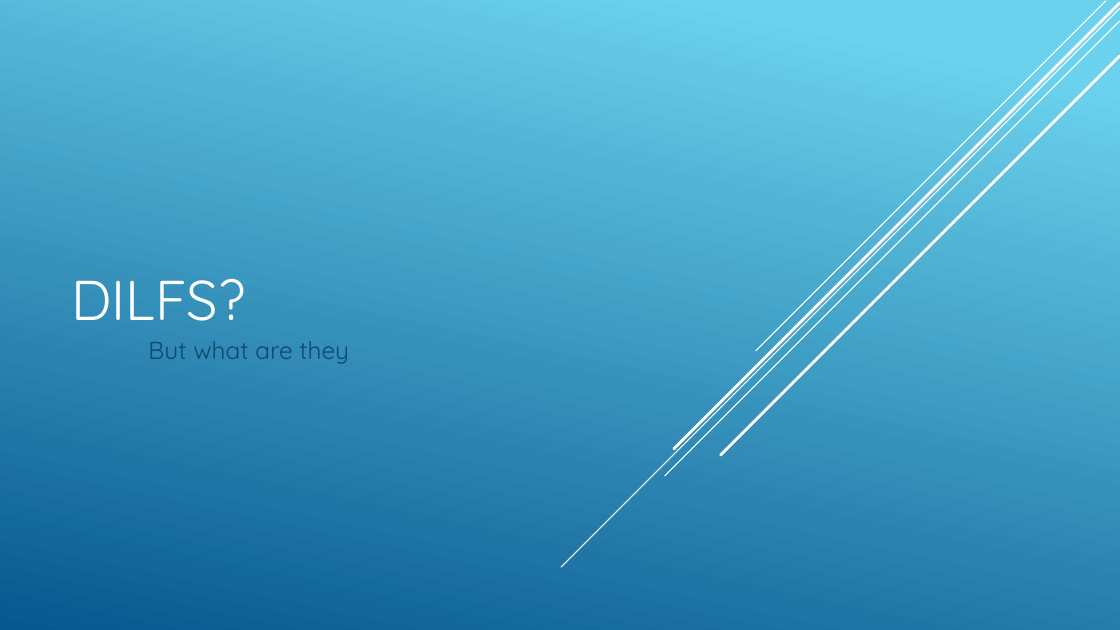
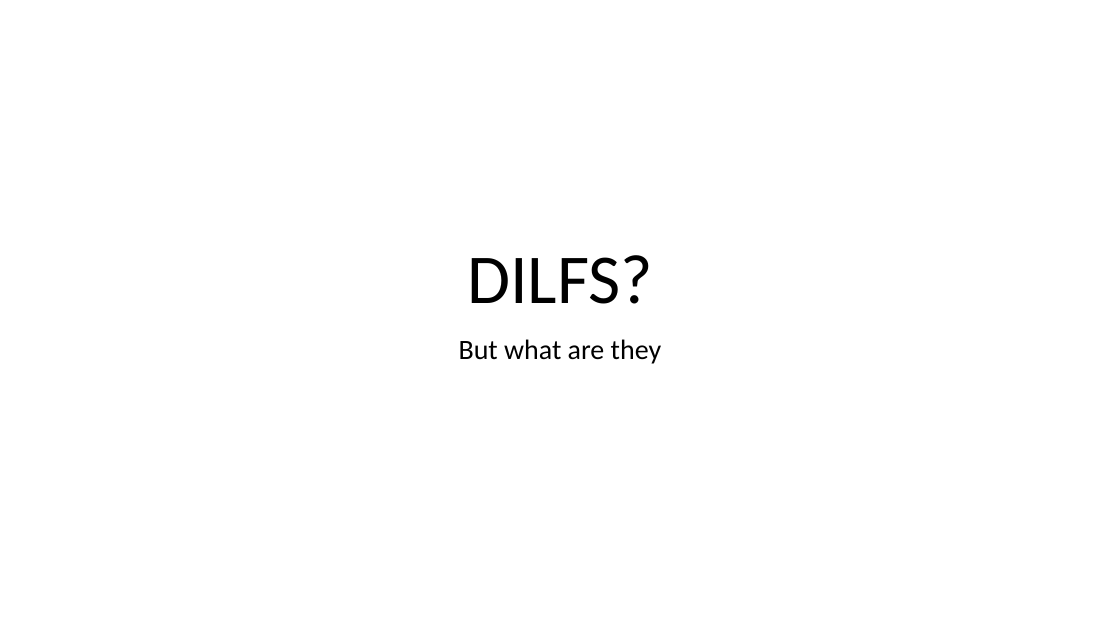
Before and after one commit to csmith1188/docpacs2122, a slide deck: slide 1 of docpac_mar18/Presentation.pptx. Drawn at 1120x630 pixels with LibreOffice and Linux fonts; fonts in the diff are those of the drawing. Boxes give left, top, right and bottom in pixels: in the first picture for what was removed or moved away, otherwise in the second. Text is boxed around its words. In the diff, an @@ line names an element or a change of style, - is before the commit and + after.

```diff
--- a/docpac_mar18/Presentation.pptx
+++ b/docpac_mar18/Presentation.pptx
@@ background gradient #6ED2EB to #06588E to #FFFFFF @@
@@ line removed from (1120, 8) to (561, 567) @@
@@ line removed from (1120, 21) to (665, 476) @@
@@ line removed from (1120, 3) to (674, 449) @@
@@ line removed from (1106, 1) to (756, 351) @@
@@ line removed from (1120, 56) to (721, 455) @@
@@ title "DILFS?": place and size @@
-title "DILFS?" at <box>71,279,245,321</box>
+title "DILFS?" at <box>467,255,653,304</box>
@@ title "DILFS?" at <box>467,255,653,304</box>: size 48 to 60 pt, font Quicksand to Calibri, text colour #FFFFFF to #000000; alignment left to centre; line spacing 1 to 0.9 @@
@@ subtitle "But what are they" at <box>459,339,661,364</box>: size 21 to 24 pt, font Quicksand to Calibri, text colour #0F496F to #000000; alignment left to centre; line spacing 1 to 0.9 @@
```
Also in this commit, not shown: 11 other slides changed, 1 slide added, 1 slide removed.
